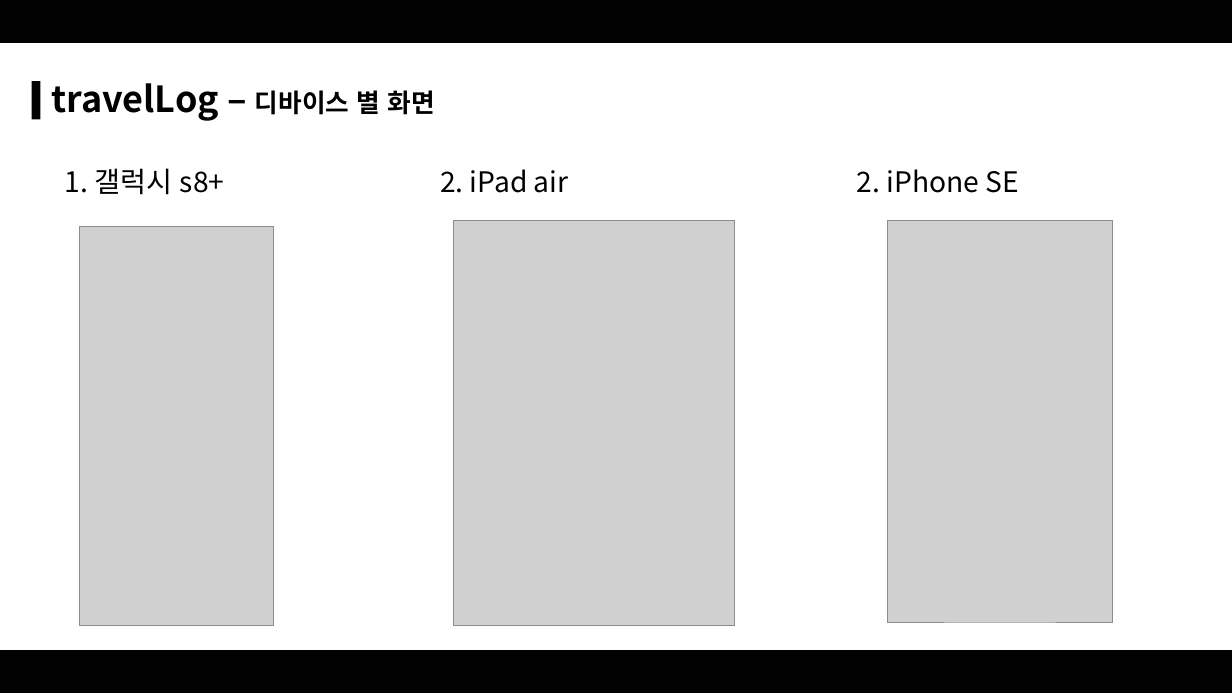
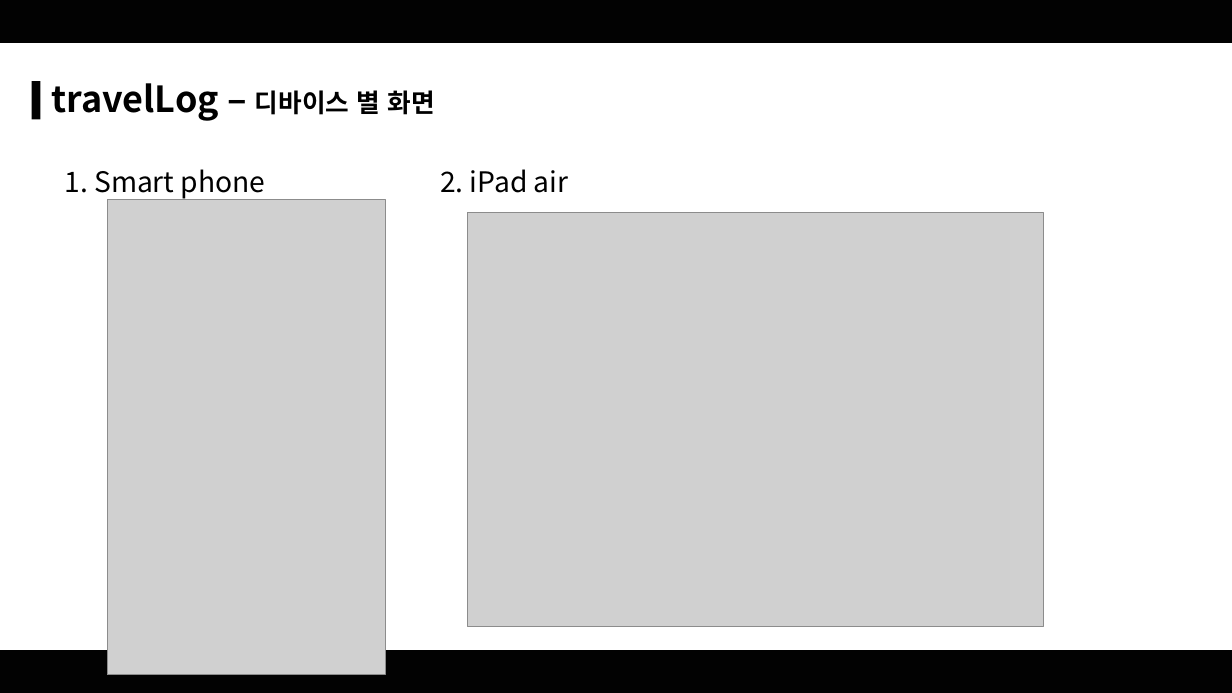
Before and after one commit to Sydneylog/travellog, a slide deck: slide 12 of travelLog.pptx. Drawn at 1232x693 pixels with LibreOffice and Linux fonts; fonts in the diff are those of the drawing; grey boxes stand for pictures. Boxes give left, top, right and bottom in pixels: in the first picture for what was removed or moved away, otherwise in the second. Text is boxed around its words. In the diff, an @@ line names an element or a change of style, - is before the commit and + after.

```diff
--- a/travelLog.pptx
+++ b/travelLog.pptx
@@ subtitle at [64,169,265,200]: text changed @@
-1. 갤럭시 s8+
+1. Smart phone
@@ text removed at [857,169,1018,193] @@
-2. iPhone SE
@@ picture added at [107,200,385,676] @@
@@ picture removed at [79,226,274,626] @@
@@ picture removed at [453,220,734,625] @@
@@ picture added at [468,213,1044,627] @@
@@ picture removed at [887,220,1113,622] @@
```
Also in this commit, not shown: 4 other slides changed, 4 other files.
